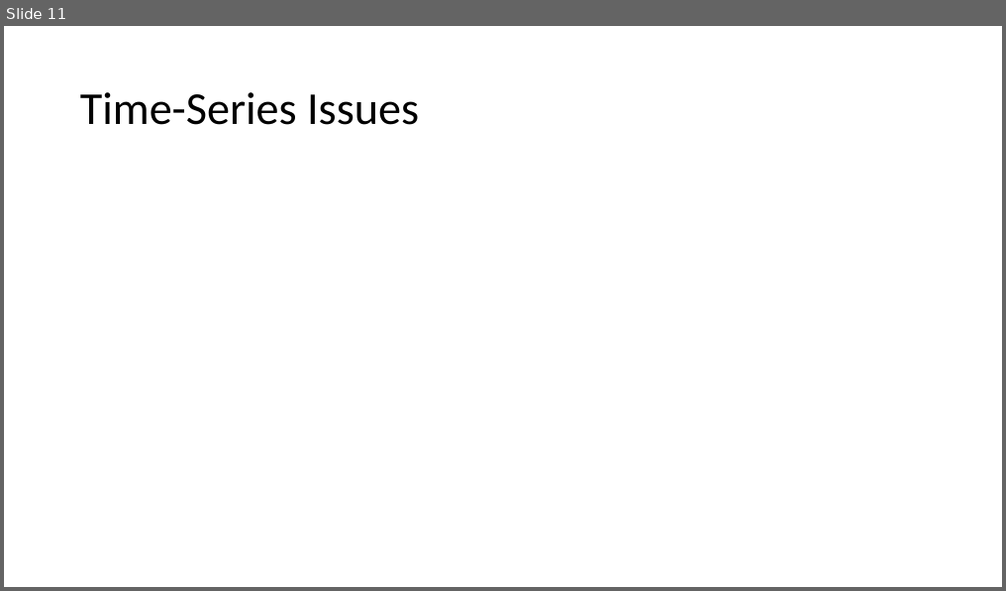
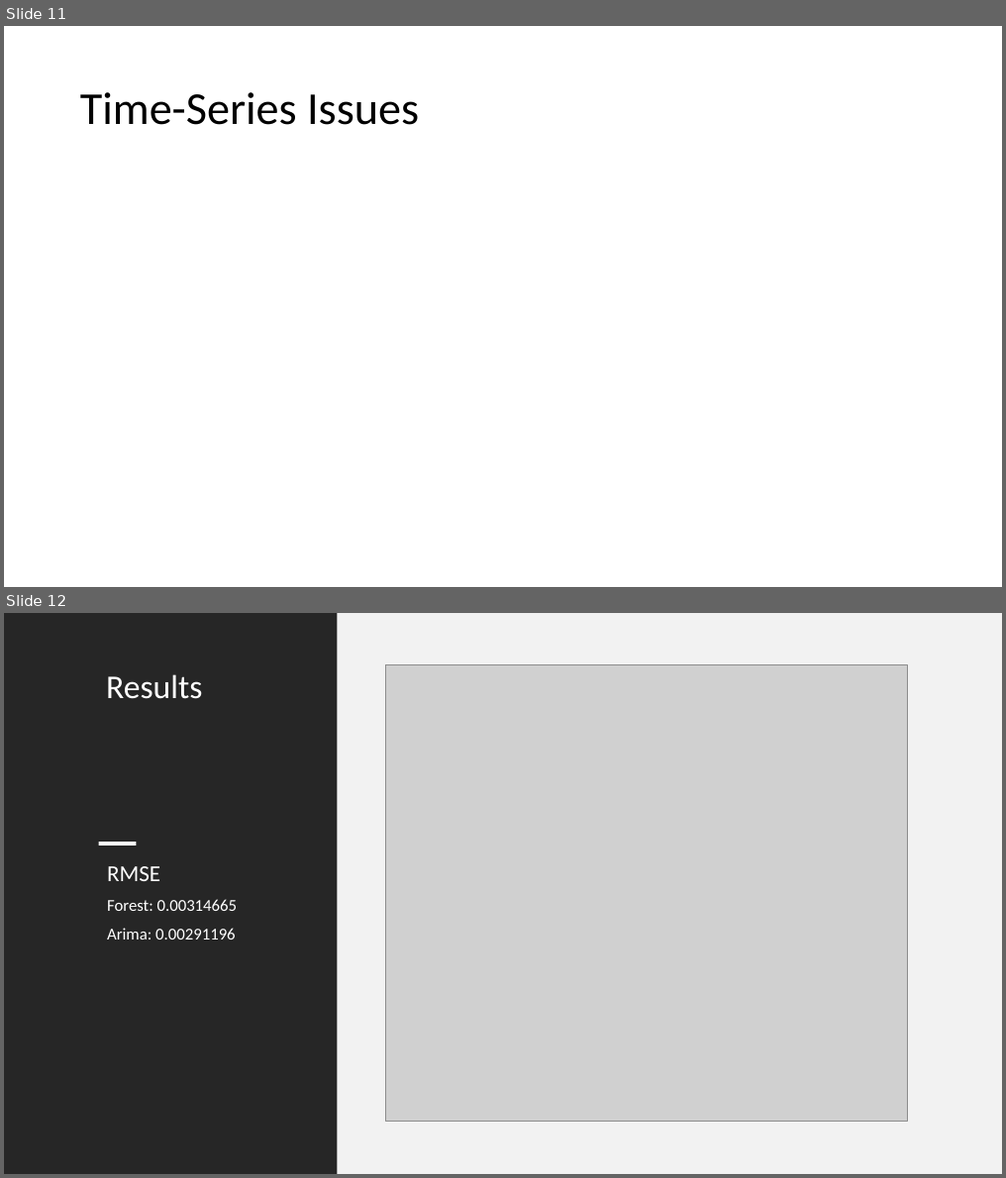
Before and after one commit to amoran57/thesis, a slide deck: Glynn Presentation.pptx. Shown one above the other, each under a label of ours: slide 11 before the commit, slides 11 and 12 after it. The pictures are 1006x591 and 1006x1178 pixels, drawn with LibreOffice and Linux fonts; fonts in the diff are those of the drawing; grey boxes stand for pictures. Boxes give left, top, right and bottom in pixels: in the first picture for what was removed or moved away, otherwise in the second. Text is boxed around its words. In the diff, an @@ line names an element or a change of style, - is before the commit and + after.

```diff
--- a/Glynn Presentation.pptx
+++ b/Glynn Presentation.pptx
@@ slide 12 added at [4,613,1002,1174], background #FFFFFF @@
@@ rectangle added at [4,613,338,1174], fill #262626 @@
@@ rectangle added at [310,613,1002,1174], fill #F2F2F2 @@
@@ picture added at [386,665,907,1122] @@
@@ title added at [106,674,202,699], 32 pt, text #FFFFFF @@
+Results
@@ rectangle added at [99,842,137,846], fill #FFFFFF @@
@@ text added at [107,866,238,940], 16 pt, text #FFFFFF @@
+RMSE
+Forest: 0.00314665
+Arima: 0.00291196
```
Also in this commit, not shown: 6 slides changed, 1 slide removed, 3 other files.
